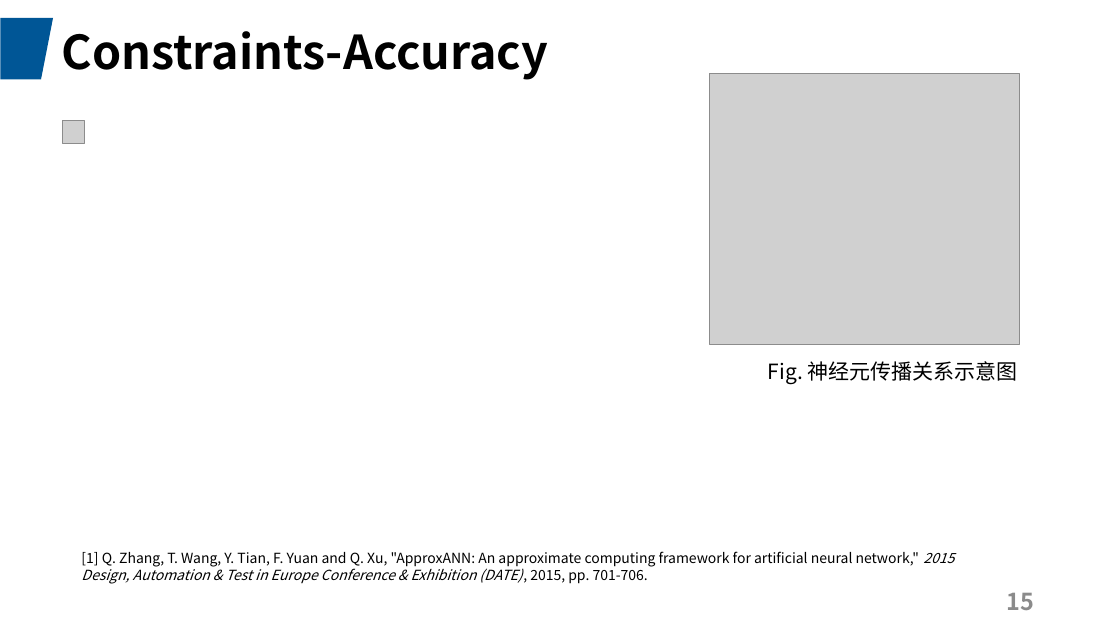
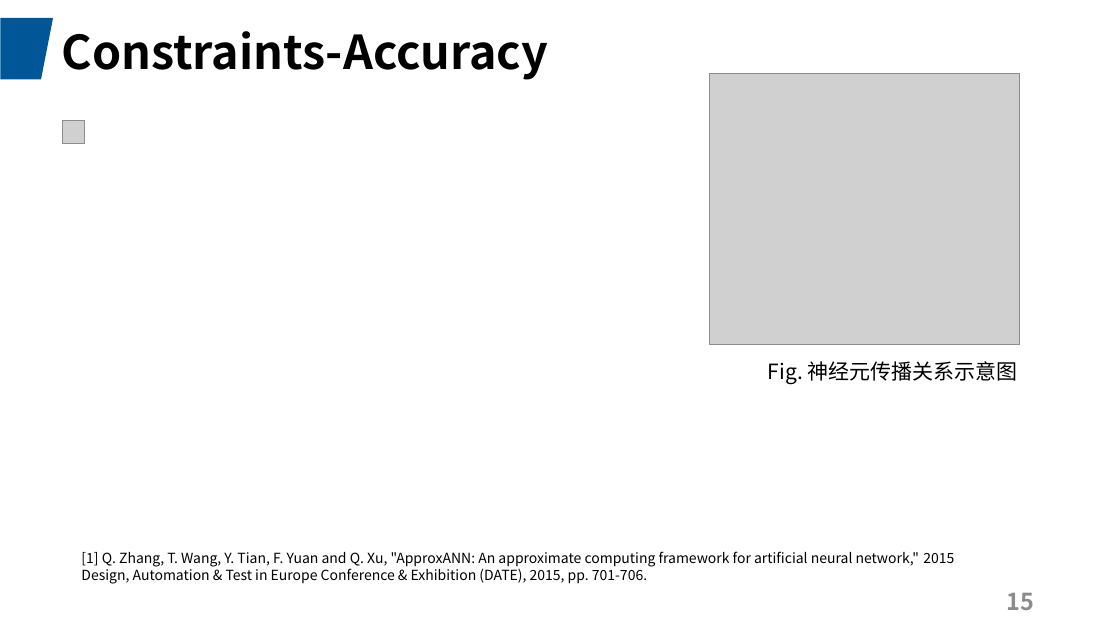
Before and after one commit to JadeQiong/DSE, a slide deck: slide 15 of 组会3.24GNN.pptx. Drawn at 1120x630 pixels with LibreOffice and Linux fonts; fonts in the diff are those of the drawing; grey boxes stand for pictures. Boxes give left, top, right and bottom in pixels: in the first picture for what was removed or moved away, otherwise in the second. Text is boxed around its words. In the diff, an @@ line names an element or a change of style, - is before the commit and + after.

```diff
--- a/组会3.24GNN.pptx
+++ b/组会3.24GNN.pptx
@@ text "[1] Q. Zhang, T. Wang, ..." at (x1=81, y1=551, x2=954, y2=584): italic off in "2015 Design, Automation & Test in Europe ..." @@
```
Also in this commit, not shown: 7 other slides changed, 1 slide added, 2 other files.
